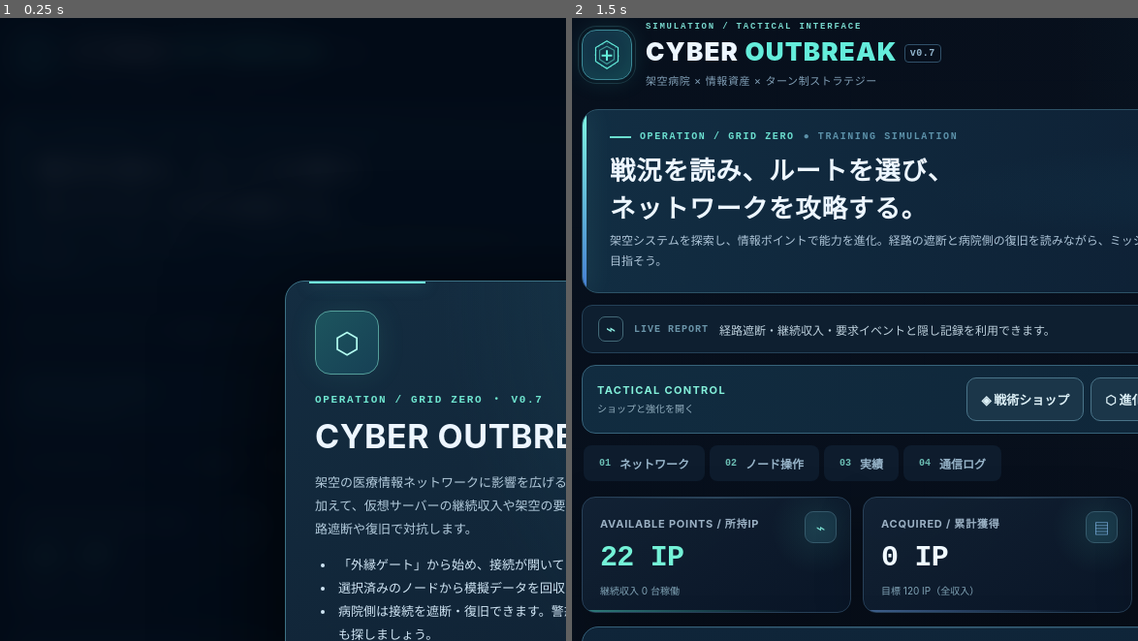
Above: before the commit, frames 1-2 (left to right).
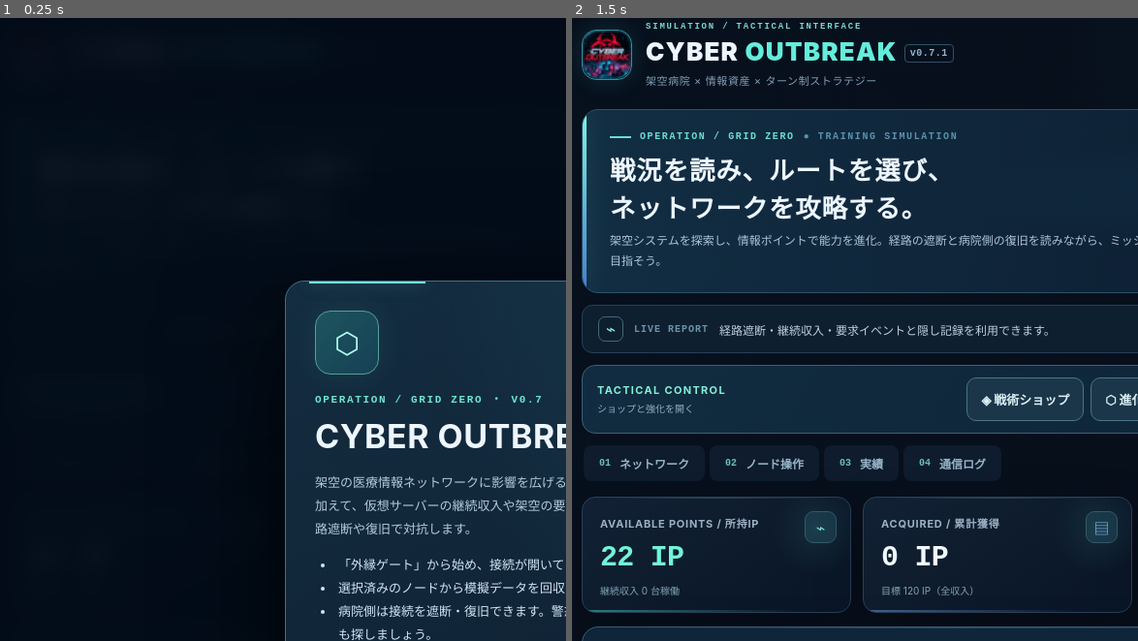
Above: after the commit, the same moments.

Repository: truamagic/Cyber-Outbreak-Game
Game: browser game, page index.html
Same seed, same stepped clock (60 frames per second), same inputs: the game is played once before the commit and once after it.
Inputs:
- Up to frame 1 (0.25 s): no input
- Up to frame 2 (1.5 s): click "ゲーム開始 →" at 0.27 s; tap Space at 1.1 s
The pictures show only the part of the screen within x 0-50%, y 0-50%; the shares and areas given below are measured in that part.

The runs differ from the first frame. In frame 2, 0.6% of the frame differs, in the area x 1-68%, y 1-11%.

Commit message:
Add CYBER OUTBREAK temporary icon as favicon and header brand (v0.7.1)

Diff:
--- a/css/styles.css
+++ b/css/styles.css
@@ -232,3 +232,7 @@
 .defense-pips{display:flex;gap:5px;margin-top:14px}.defense-pips i{height:8px;flex:1;border-radius:2px;background:#2b4255;border:1px solid #3b5362}.defense-pips i.filled{background:linear-gradient(90deg,#4baabb,#7ae4d2);border-color:#71d5d0;box-shadow:0 0 8px #48bfc838}
 .empty-awards{padding:14px;color:#9cb8ca;font-size:12px;grid-column:1/-1;text-align:center;border:1px dashed #3f5a70;border-radius:8px}
 @media (max-width:670px){.hero-break{display:none}.map-container.fit-map #network{min-height:0}.node .name{font-size:12px}}
+
+/* v0.7.1: uploaded game icon displayed inside the header badge */
+.brand-mark{overflow:hidden;padding:0}
+.brand-mark img{display:block;width:100%;height:100%;object-fit:cover;border-radius:inherit}
--- a/index.html
+++ b/index.html
@@ -4,7 +4,8 @@
 <meta charset="utf-8">
 <meta name="viewport" content="width=device-width,initial-scale=1,viewport-fit=cover">
 <meta name="theme-color" content="#0a1522">
-<title>CYBER OUTBREAK v0.7 | 病院サイバーリスク・シミュレーション</title>
+<link rel="icon" type="image/x-icon" href="./favicon.ico?v=0711">
+<title>CYBER OUTBREAK v0.7.1 | 病院サイバーリスク・シミュレーション</title>
 <link rel="stylesheet" href="./css/styles.css">
 <link rel="stylesheet" href="./css/drawer.css">
 <link rel="stylesheet" href="./css/mobile.css">
@@ -14,7 +15,7 @@
 <body>
 <div class="wrap">
 <header class="topbar">
-  <div class="brand"><div class="brand-mark"><svg viewBox="0 0 50 50" fill="none" stroke="currentColor" stroke-width="1.7" aria-hidden="true"><path d="M25 4l17 10v21L25 46 8 35V14z"/><path d="M25 12l11 6v14l-11 7-11-7V18z" opacity=".55"/><path d="M25 18v16M17 26h16" stroke-width="3"/><circle cx="25" cy="26" r="18" stroke-dasharray="2 5" opacity=".35"/></svg></div><div><div class="brand-micro">SIMULATION / TACTICAL INTERFACE</div><h1>CYBER <span>OUTBREAK</span><small>v0.7</small></h1><div class="tagline">架空病院 × 情報資産 × ターン制ストラテジー</div></div></div>
+  <div class="brand"><div class="brand-mark"><img src="./favicon.ico?v=0711" width="52" height="52" alt="" decoding="async"></div><div><div class="brand-micro">SIMULATION / TACTICAL INTERFACE</div><h1>CYBER <span>OUTBREAK</span><small>v0.7.1</small></h1><div class="tagline">架空病院 × 情報資産 × ターン制ストラテジー</div></div></div>
   <div class="head-actions"><span class="top-pill"><span class="led"></span> OFFLINE SIMULATION <span class="mono">/ 100% LOCAL</span></span><button type="button" class="small-btn" id="helpBtn">ルール</button><button type="button" class="small-btn" id="restartBtn">最初から</button></div>
 </header>
 
@@ -79,7 +80,7 @@
 <section class="panel awards" id="awardsSection"><div class="awards-heading"><div><h2>アチーブメント</h2><p class="sub">隠し資料と戦 …(952 unchanged characters)…
   </div>
 </div>
-<div class="note-footer">CYBER OUTBREAK / TACTICAL CONSOLE v0.7 — EDUCATIONAL FICTION　｜　完全ローカル動作・データ送信なし</div>
+<div class="note-footer">CYBER OUTBREAK / TACTICAL CONSOLE v0.7.1 — EDUCATIONAL FICTION　｜　完全ローカル動作・データ送信なし</div>
 </div>
 <button class="drawer-backdrop" id="drawerBackdrop" type="button" tabindex="-1" aria-label="パネルを閉じる"></button>
 <aside class="control-drawer" id="controlDrawer" role="dialog" aria-modal="true" aria-labelledby="drawerTitle" aria-hidden="true" inert>
Binary file added: favicon.ico
Not shown, changed: CHANGELOG.md
